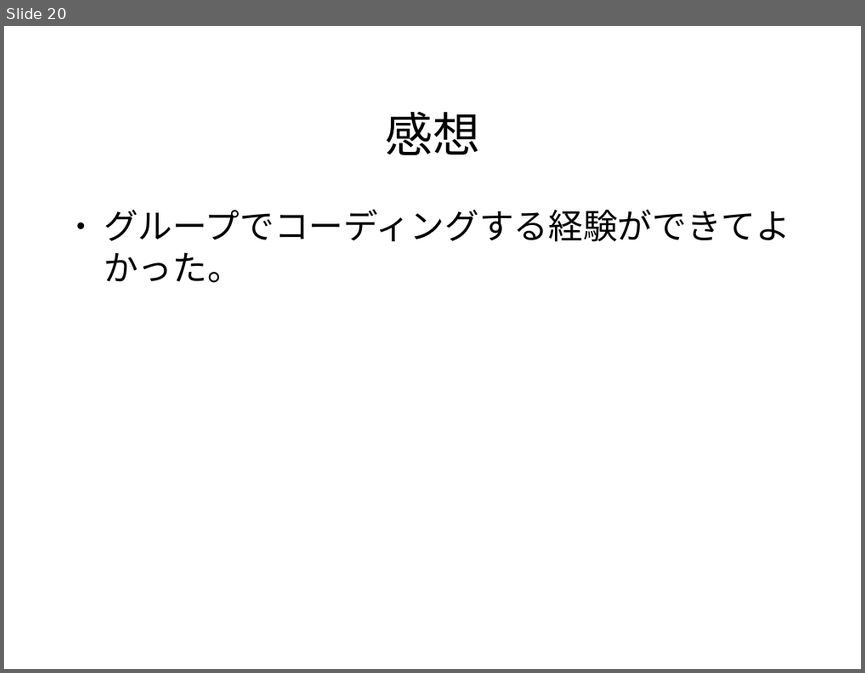
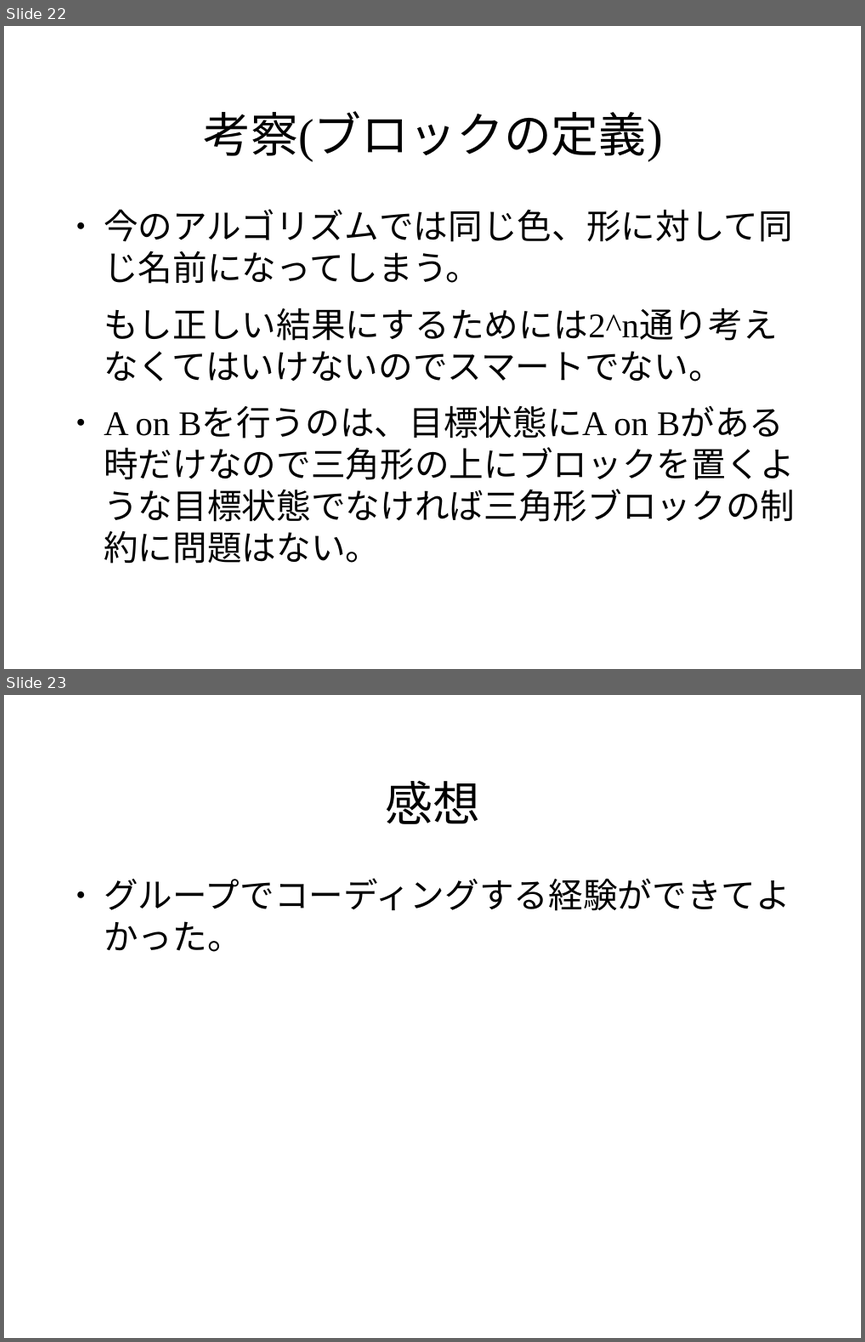
Before and after one commit to pamyupamyu/rep8, a slide deck: グループ1 発表スライド.odp. Shown one above the other, each under a label of ours: slide 20 before the commit, slides 22 and 23 after it. The pictures are 865x673 and 865x1342 pixels, drawn with LibreOffice and Linux fonts; fonts in the diff are those of the drawing; background and template pictures are left out. Boxes give left, top, right and bottom in pixels: in the first picture for what was removed or moved away, otherwise in the second. Text is boxed around its words. In the diff, an @@ line names an element or a change of style, - is before the commit and + after.

Commit message:
これの上にスライド書いてください

```diff
--- a/グループ1 発表スライド.odp
+++ b/グループ1 発表スライド.odp
@@ slide 22 added at <box>4,26,861,669</box>, background picture (left out) @@
@@ title added at <box>203,111,663,162</box>, 44 pt, text #000000 @@
+考察(ブロックの定義)
@@ text added at <box>103,209,793,563</box>, 32 pt, text #000000 @@
+● 今のアルゴリズムでは同じ色、形に対して同じ名前になってしまう。
+もし正しい結果にするためには2^n通り考えなくてはいけないのでスマートでない。
+● A on Bを行うのは、目標状態にA on Bがある時だけなので三角形の上にブロックを置くような目標状態でなければ三角形ブロックの制約に問題はない。
@@ what was slide 20 is now slide 23 @@
```
Also in this commit, not shown: 4 slides changed, 2 other slides added.
